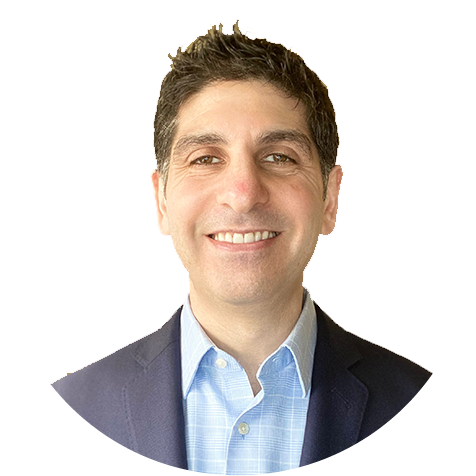
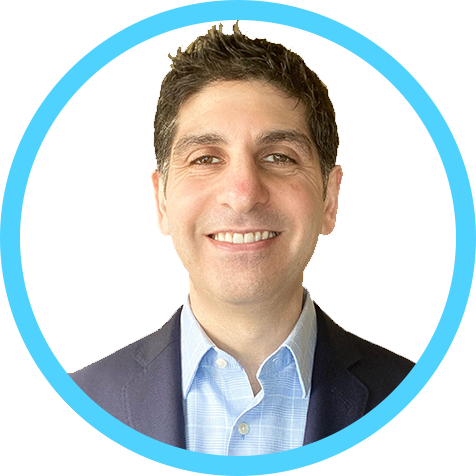
Layers edited between the first and the second 476 x 476 image:
added layer "Ellipse 1" above "Layer 1" over [0, 0, 476, 476]
